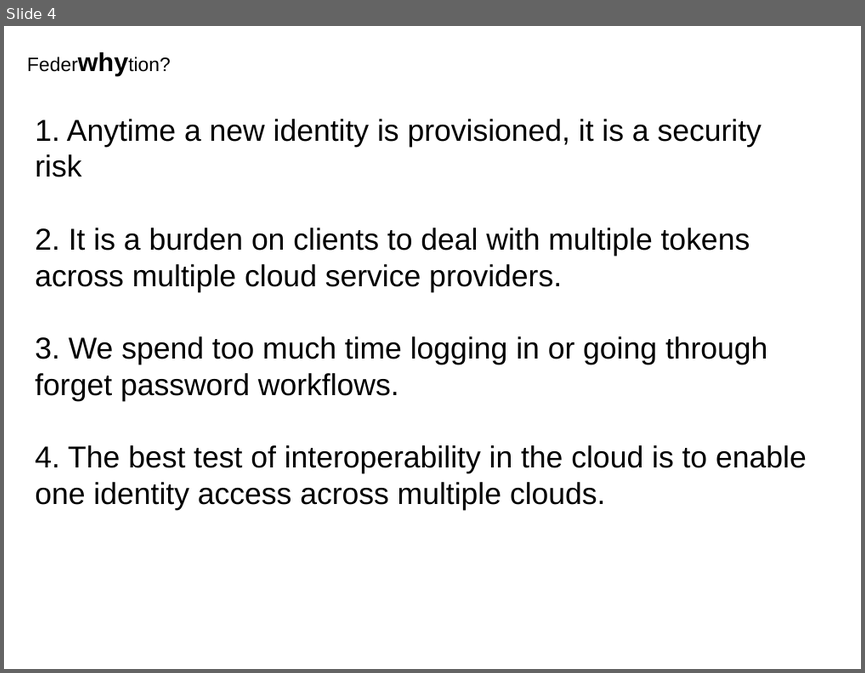
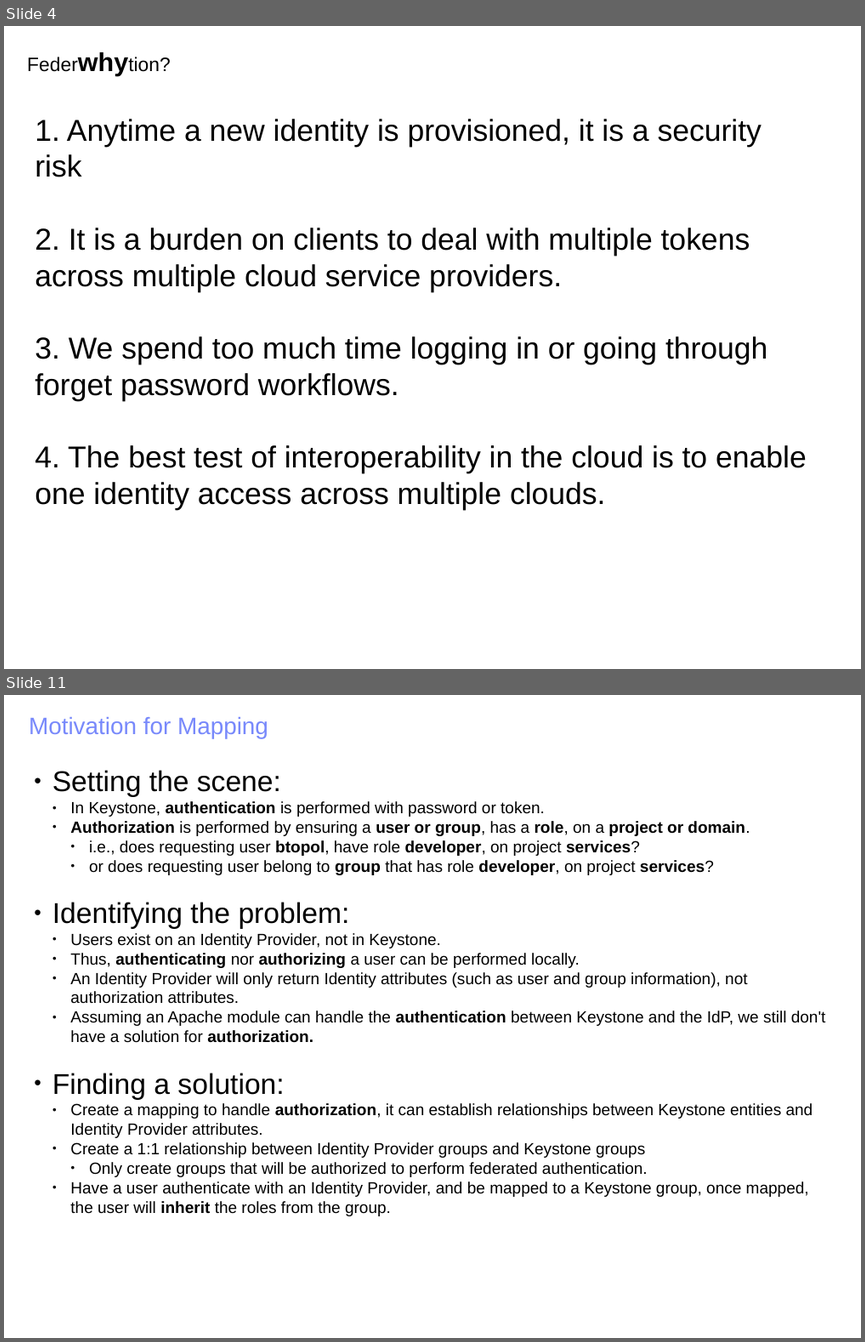
Before and after one commit to joesavak/OpenStackFederation, a slide deck: os-federation.odp. Shown one above the other, each under a label of ours: slide 4 before the commit, slides 4 and 11 after it; the slides between them are not shown. The pictures are 865x673 and 865x1342 pixels, drawn with LibreOffice and Linux fonts; fonts in the diff are those of the drawing. Boxes give left, top, right and bottom in pixels: in the first picture for what was removed or moved away, otherwise in the second. Text is boxed around its words. In the diff, an @@ line names an element or a change of style, - is before the commit and + after.

```diff
--- a/os-federation.odp
+++ b/os-federation.odp
@@ slide 11 added at bbox=[4, 695, 861, 1338], background #FFFFFF @@
@@ text added at bbox=[29, 717, 268, 738], 22 pt, text #7889FB @@
+Motivation for Mapping
@@ text added at bbox=[52, 770, 826, 1216], 15 pt, text #000000 @@
+● Setting the scene:
+  ● In Keystone, authentication is performed with password or token.
+  ● Authorization is performed by ensuring a user or group, has a role, on a project or domain.
+    ● i.e., does requesting user btopol, have role developer, on project services?
+    ● or does requesting user belong to group that has role developer, on project services?
+● Identifying the problem:
+  ● Users exist on an Identity Provider, not in Keystone.
+  ● Thus, authenticating nor authorizing a user can be performed locally.
+  ● An Identity Provider will only return Identity attributes (such as user and group information), not authorization attributes.
+  ● Assuming an Apache module can handle the authentication between Keystone and the IdP, we still don't have a solution for authorization.
+● Finding a solution:
+  ● Create a mapping to handle authorization, it can establish relationships between Keystone entities and Identity Provider attributes.
+  ● Create a 1:1 relationship between Identity Provider groups and Keystone groups
+    ● Only create groups that will be authorized to perform federated authentication.
+  ● Have a user authenticate with an Identity Provider, and be mapped to a Keystone group, once mapped, the user will inherit the roles from the group.
```
Also in this commit, not shown: 2 slides changed, 11 other slides added, 1 slide removed.
